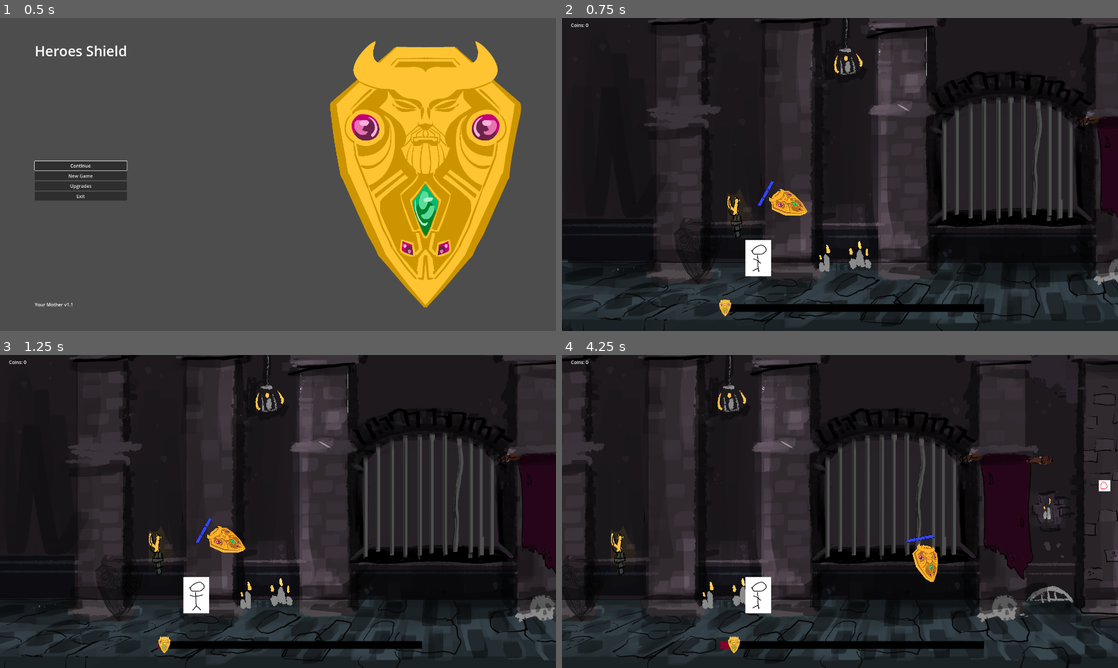
Above: before the commit, frames 1-4 (two rows, left to right).
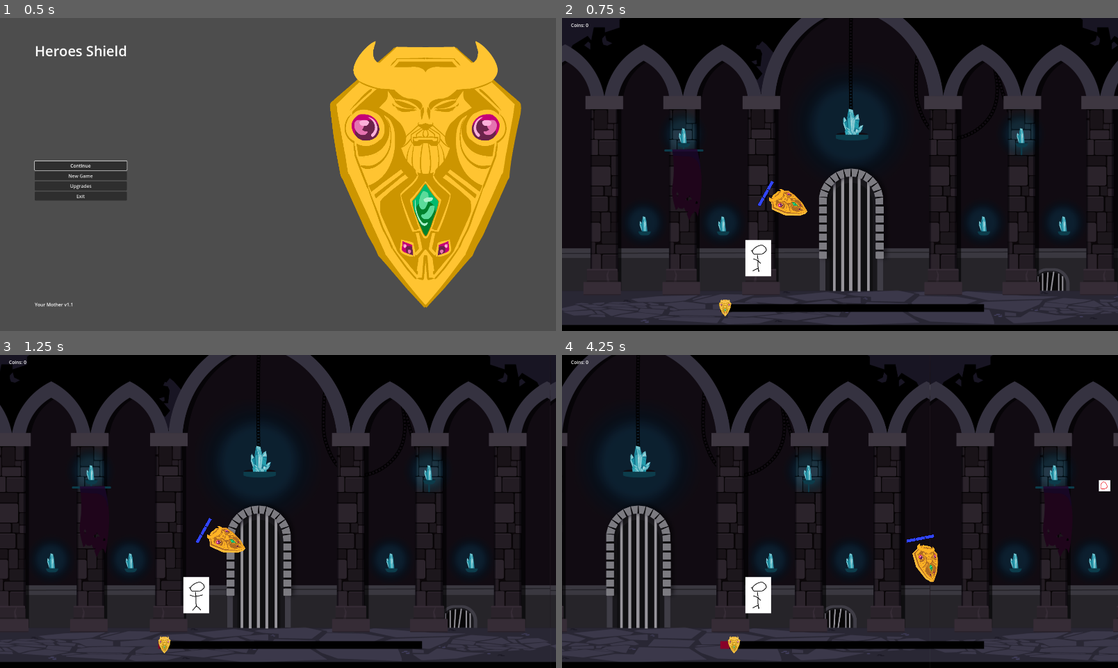
Above: after the commit, the same moments.

Repository: Cookie-Tin-Studios/Heroes-Shield
Game: Godot game, scene res://scenes/menu/main_menu.tscn
Two runs of this game, one before a commit and one after it. Both use one fixed random seed, a clock stepped at 60 frames per second and the inputs below.
Inputs (mouse positions are in pixels of both pictures, inside the frame that each line leads up to):
- Up to frame 1 (0.5 s): no input
- Up to frame 2 (0.75 s): click "New Game" at 0.5 s
- Up to frame 3 (1.25 s): no input
- Up to frame 4 (4.25 s): move the mouse to (962, 495) at 1.27 s; hold Right (ui_right) 1.28-2.03 s; click (962, 495) at 1.35 s; move the mouse to (728, 527) at 2.02 s; hold Down (ui_down) 2.03-2.78 s; click (728, 527) at 2.1 s; move the mouse to (895, 442) at 2.77 s; hold Right (ui_right) 2.78-3.53 s; click (895, 442) at 2.85 s; move the mouse to (812, 574) at 3.52 s; hold Up (ui_up) from 3.53 s (still down); click (812, 574) at 3.6 s

Frame 1 is identical in both runs. In frame 2, 46% of the frame differs, in the area x 0-100%, y 0-100%; in frame 3, 46%; in frame 4, 48%.

Commit message:
Add final background

Diff:
--- a/scenes/background.tscn
+++ b/scenes/background.tscn
@@ -1,13 +1,13 @@
 [gd_scene load_steps=2 format=3 uid="uid://cn3lii7exa78k"]
 
-[ext_resource type="Texture2D" uid="uid://ccnlg02iy2f2" path="res://assets/sprites/backgrounds/BG_Concept art.png" id="1_2siw2"]
+[ext_resource type="Texture2D" uid="uid://6tp3xb2ifse5" path="res://assets/sprites/backgrounds/dungeon_BG.png" id="1_flve7"]
 
 [node name="Background" type="ParallaxBackground"]
 
 [node name="ParallaxLayer" type="ParallaxLayer" parent="."]
 position = Vector2(1, 0)
 motion_scale = Vector2(2, 2)
-motion_mirroring = Vector2(5400, 0)
+motion_mirroring = Vector2(1920, 0)
 
 [node name="Sprite2D" type="Sprite2D" parent="ParallaxLayer"]
 texture_repeat = 2
@@ -16,4 +16,4 @@
 offset_left = -0.666667
 offset_right = 366.333
 offset_bottom = 137.0
-texture = ExtResource("1_2siw2")
+texture = ExtResource("1_flve7")
--- a/scenes/main.tscn
+++ b/scenes/main.tscn
@@ -44,8 +44,8 @@
 zoom = Vector2(0.5, 0.5)
 
 [node name="Background" parent="Idiot_hero/Camera2D" instance=ExtResource("3_3s816")]
-scale = Vector2(1.15, 1.15)
-transform = Transform2D(1.15, 0, 0, 1.15, 0, 0)
+scale = Vector2(2.1, 2.1)
+transform = Transform2D(2.1, 0, 0, 2.1, 0, 0)
 
 [node name="HUD" parent="." instance=ExtResource("5_scp5s")]
 scale = Vector2(0.5, 0.5)
Binary file removed: assets/sprites/backgrounds/BG_Concept art.png
Binary file added: assets/sprites/backgrounds/dungeon_BG.png
Not shown, changed: assets/sprites/backgrounds/dungeon_BG.png.import
